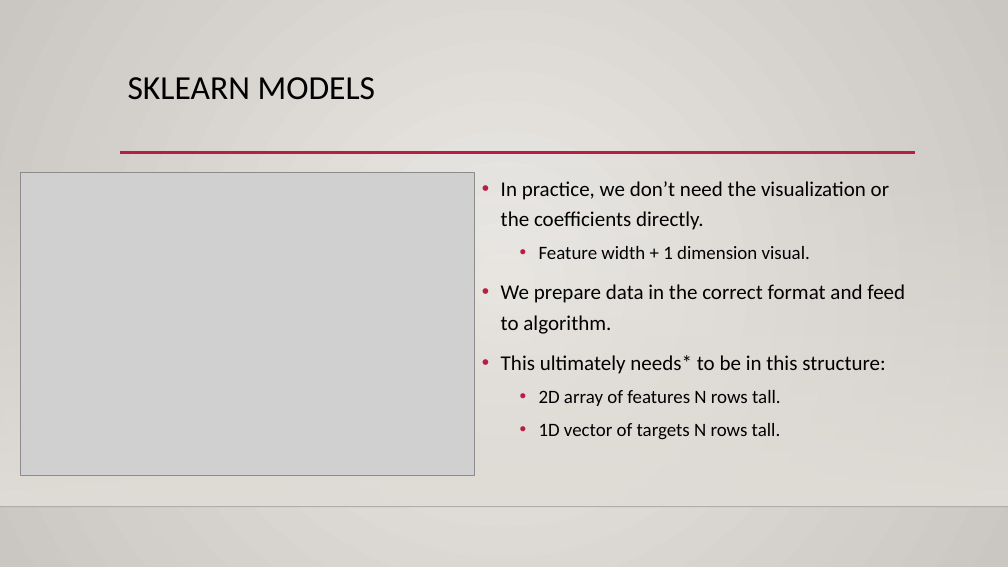
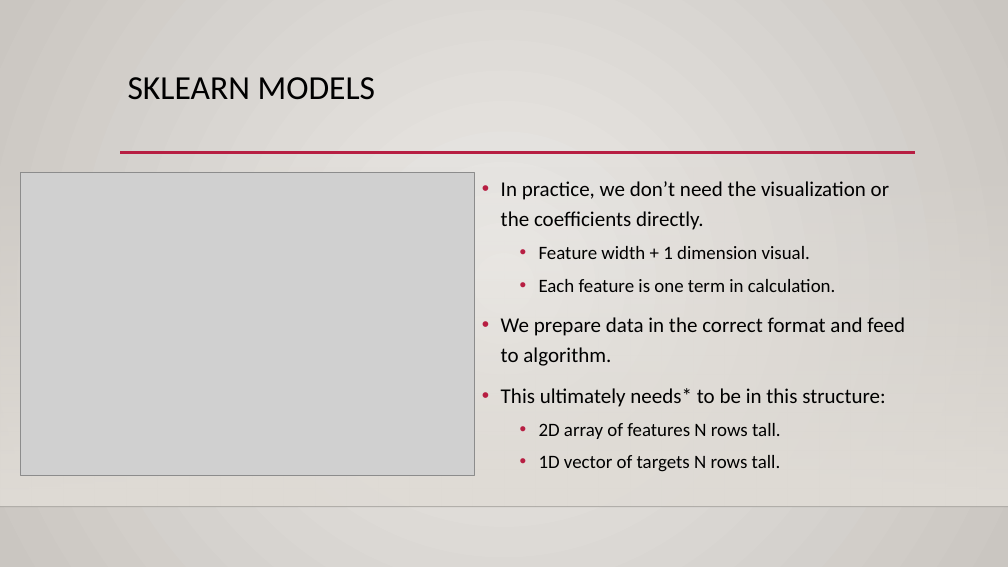
Before and after one commit to AkeemSemperDataScience/Basic_Stats_in_Python_Student_Repository, a slide deck: slide 13 of reference_material/slides/022_encoding.pptx (slide 10 before the commit). Drawn at 1008x567 pixels with LibreOffice and Linux fonts; fonts in the diff are those of the drawing; grey boxes stand for pictures; background and template pictures are left out. Boxes give left, top, right and bottom in pixels: in the first picture for what was removed or moved away, otherwise in the second. Text is boxed around its words. In the diff, an @@ line names an element or a change of style, - is before the commit and + after.

```diff
--- a/reference_material/slides/022_encoding.pptx
+++ b/reference_material/slides/022_encoding.pptx
@@ text at [539,279,836,292]: paragraph added @@
+  • Each feature is one term in calculation.
```
Also in this commit, not shown: 10 other slides changed, 5 slides added, 22 other files.
